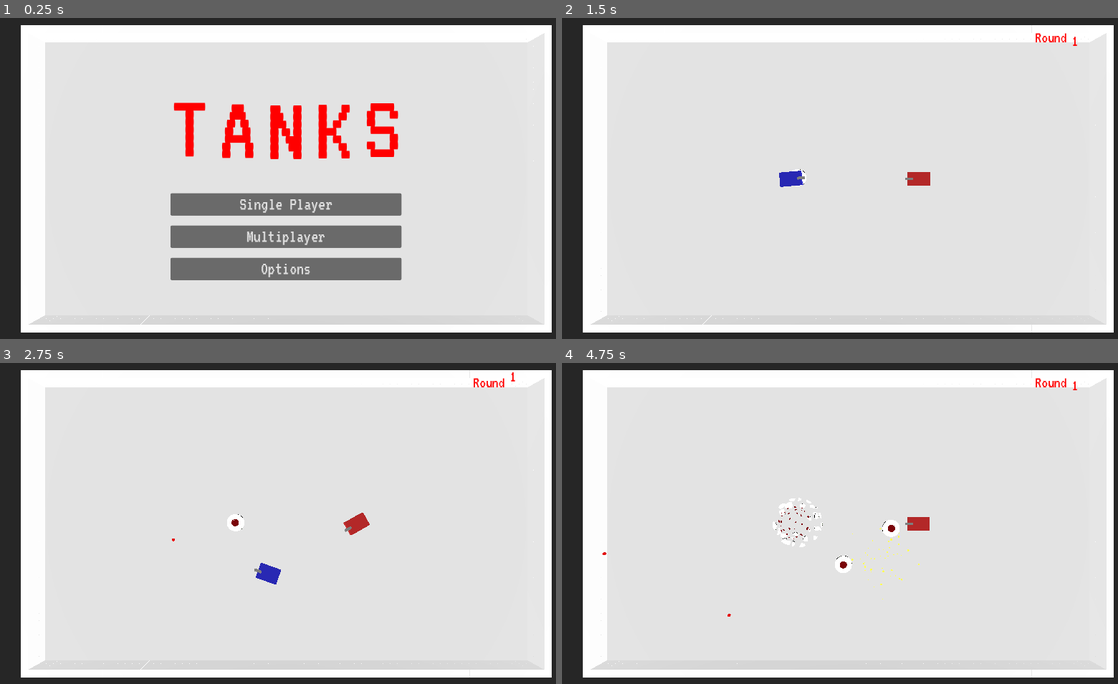
Above: before the commit, frames 1-4 (two rows, left to right).
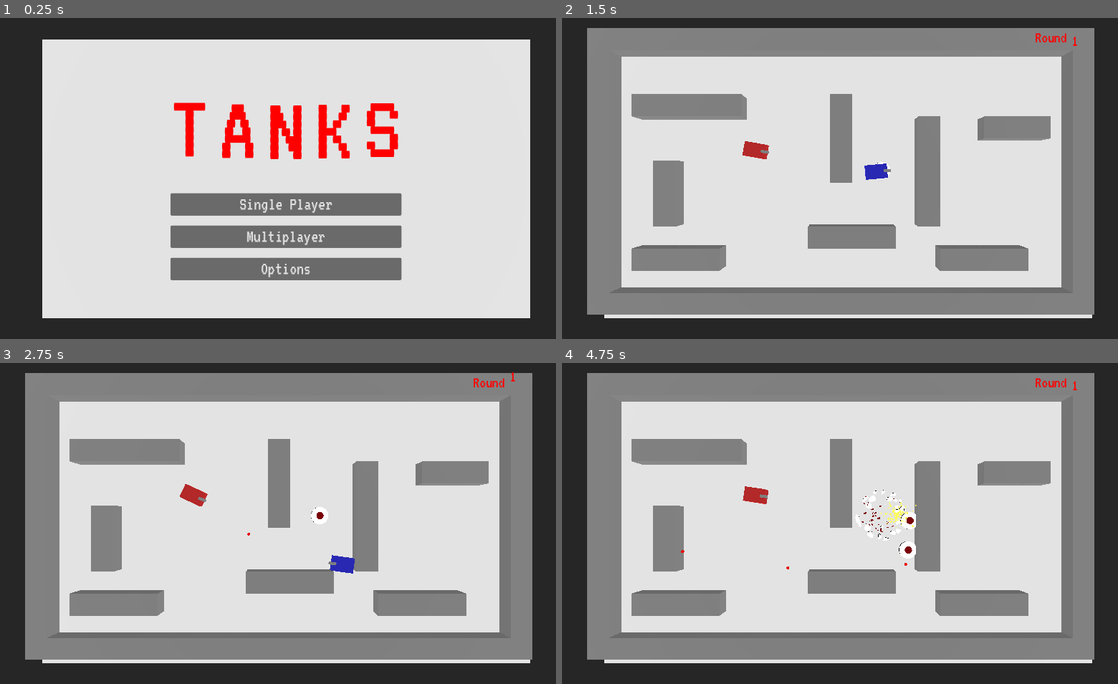
Above: after the commit, the same moments.

Repository: HennyBicks01/tanks
Game: Godot game, scene res://scenes/Main.tscn
Same seed, same stepped clock (60 frames per second), same inputs: the game is played once before the commit and once after it.
Inputs (mouse positions are in pixels of both pictures, inside the frame that each line leads up to):
- Up to frame 1 (0.25 s): no input
- Up to frame 2 (1.5 s): click "Single Player" at 0.5 s; tap Enter at 1.25 s; move the mouse to (973, 162) at 1.27 s; hold Right (right) from 1.28 s (still down); right-click (973, 162) at 1.35 s
- Up to frame 3 (2.75 s): move the mouse to (172, 539) at 2.02 s; release Right (right) at 2.03 s; hold Down (down) from 2.03 s (still down); click (172, 539) at 2.1 s
- Up to frame 4 (4.75 s): move the mouse to (906, 452) at 2.77 s; release Down (down) at 2.78 s; hold Right (right) 2.78-3.53 s; right-click (906, 452) at 2.85 s; move the mouse to (817, 587) at 3.52 s; hold Up (up) 3.53-4.28 s; click (817, 587) at 3.6 s; move the mouse to (1017, 571) at 4.27 s; hold Left (left) from 4.28 s (still down); right-click (1017, 571) at 4.35 s

The runs differ from the first frame. In frame 1, 16% of the frame differs, in the area x 3-100%, y 2-98%; in frame 2, 45%; in frame 3, 45%; in frame 4, 45%.

Commit message:
updarted enemy script to have better death scene

Diff:
--- a/scenes/Practice.tscn
+++ b/scenes/Practice.tscn
@@ -30,7 +30,7 @@
 
 [sub_resource type="TextMesh" id="TextMesh_iy8oa"]
 material = SubResource("StandardMaterial3D_kq2et")
-text = "Fuck"
+text = "ASS"
 
 [sub_resource type="Animation" id="Animation_dhoop"]
 resource_name = "explosion"
@@ -102,7 +102,7 @@
 
 [node name="GPUParticles3D" type="GPUParticles3D" parent="."]
 emitting = false
-amount = 25000
+amount = 250000
 lifetime = 3.02
 one_shot = true
 explosiveness = 0.82
--- a/scenes/arena.gd
+++ b/scenes/arena.gd
@@ -4,29 +4,71 @@
 @export var border_height = 2.0
 @export var border_block_scene: PackedScene
 
+var wave_function_collapse = preload("res://scripts/wave_function_collapse.gd").new()
+var current_map = null
+
 func _ready():
-	create_border()
+	wave_function_collapse.initialize(arena_size)
 
-func create_border():
-	if not border_block_scene:
-		print("Border block scene not set!")
+func generate_new_map():
+	# Remove the old map
+	var old_map = get_node_or_null("GeneratedMap")
+	if old_map:
+		old_map.queue_free()
+		# Wait for the next frame to ensure the old map is fully removed
+		await get_tree().process_frame
+
+	# Generate the new map
+	current_map = wave_function_collapse.generate_map()
+	if current_map == null:
+		print("Failed to generate map")
 		return
 
-	var half_width = arena_size.x / 2
-	var half_depth = arena_size.y / 2
+	var map_3d = create_3d_map(current_map)
 
-	# Create border along X axis
-	for x in range(-half_width, half_width + 1):
-		place_border_block(Vector3(x, border_height / 2, -half_depth))
-		place_border_block(Vector3(x, border_height / 2, half_depth))
+	add_child(map_3d)
+	map_3d.name = "GeneratedMap"
 
-	# Create border along Z axis (excluding corners)
-	for z in range(-half_depth + 1, half_depth):
-		place_border_block(Vector3(-half_width, border_height / 2, z))
-		place_border_block(Vector3(half_width, border_height / 2, z))
+func create_3d_map(map):
+	var scene = Node3D.new()
+	var wall_mesh = BoxMesh.new()
+	var wall_height = 1.5
+	wall_mesh.size = Vector3(wave_function_collapse.TILE_SIZE, wall_height, wave_function_collapse.TILE_SIZE)
 
-func place_border_block(block_position: Vector3):
-	var block = border_block_scene.instantiate()
-	add_child(block)
-	block.transform.origin = block_position
-	block.scale.y = border_height
+	var offset_x = (wave_function_collapse.MAP_SIZE_X * wave_function_collapse.TILE_SIZE) / 2
+	var offset_z = (wave_function_collapse.MAP_SIZE_Z * wave_function_collapse.TILE_SIZE) / 2
+
+	for x in range(wave_function_collapse.MAP_SIZE_X):
+		for z in range(wave_function_collapse.MAP_SIZE_Z):
+			if map[x][z] != "empty":
+				var wall = MeshInstance3D.new()
+				wall.mesh = wall_mesh
+				wall.position = Vector3(
+					x * wave_function_collapse.TILE_SIZE - offset_x,
+					wall_height / 2,
+					z * wave_function_collapse.TILE_SIZE - offset_z
+				)
+
+				var static_body = StaticBody3D.new()
+				var collision_shape = CollisionShape3D.new()
+				var box_shape = BoxShape3D.new()
+				box_shape.size = Vector3(wave_function_collapse.TILE_SIZE, wall_height, wave_function_collapse.TILE_SIZE)
+				collision_shape.shape = box_shape
+				static_body.add_child(collision_shape)
+				wall.add_child(static_body)
+
+				scene.add_child(wall)
+
+	return scene
+
+func find_spawn_position():
+	return wave_function_collapse.find_spawn_position(current_map)
+
+func get_world_position(map_position: Vector2) -> Vector3:
+	var offset_x = (wave_function_collapse.MAP_SIZE_X * wave_function_collapse.TILE_SIZE) / 2
+	var offset_z = (wave_function_collapse.MAP_SIZE_Z * wave_function_collapse.TILE_SIZE) / 2
+	return Vector3(
+		map_position.x * wave_function_collapse.TILE_SIZE - offset_x,
+		0.5,
+		map_position.y * wave_function_collapse.TILE_SIZE - offset_z
+	)
--- a/scenes/enemy.gd
+++ b/scenes/enemy.gd
@@ -1,9 +1,10 @@
 extends CharacterBody3D
+
+signal enemy_destroyed
 
 @export var shoot_interval = 3.0
 @export var projectile_scene: PackedScene
 @export var max_health = 1
-
 
 @onready var cannon = $Cannon
 @onready var mesh_instance = $MeshInstance3D
@@ -11,6 +12,7 @@
 var player: Node3D = null
 var health = max_health
 var target_player_id: int = 0
+var is_exploding = false
 
 func _ready():
 	var material = StandardMaterial3D.new()
@@ -82,10 +84,14 @@
 func take_damage(damage):
 	health -= damage
 	print("Enemy tank took damage. Health: ", health)
-	if health <= 0:
+	if health <= 0 and not is_exploding:
 		explode()
 
 func explode():
+	if is_exploding:
+		return
+	is_exploding = true
+
 	var explosion = preload("res://scenes/Explosion.tscn").instantiate()
 	get_parent().add_child(explosion)
 	explosion.global_position = global_position
@@ -98,8 +104,8 @@
 	# Make the tank invisible
 	visible = false
 
-	# Check if the round has ended
-	get_parent().check_round_end()
+	# Emit the signal instead of directly calling check_round_end
+	emit_signal("enemy_destroyed")
 
 	# Remove the tank after a delay
 	await get_tree().create_timer(2.0).timeout
--- a/scenes/main.gd
+++ b/scenes/main.gd
@@ -8,6 +8,7 @@
 @onready var round_display = $CanvasLayer/RoundDisplay
 @onready var round_number = $CanvasLayer/RoundDisplay/RoundNumber
 
+var wave_function_collapse = preload("res://scripts/wave_function_collapse.gd").new()
 var player_tanks = {}
 var enemy_tank = null
 var network = ENetMultiplayerPeer.new()
@@ -15,6 +16,7 @@
 var max_players = 4
 var current_round = 0
 var is_multiplayer = false
+var round_end_cooldown = false
 
 var time = 0
 var wave_speed = 2
@@ -30,6 +32,8 @@
 	options_menu.connect("back_to_main_menu", _on_back_to_main_menu)
 	multiplayer.peer_connected.connect(_on_peer_connected)
 	multiplayer.peer_disconnected.connect(_on_peer_disconnected)
+	wave_function_collapse.initialize(arena.arena_size)
+
 
 func _on_show_options():
 	main_menu.hide()
@@ -68,7 +72,24 @@
 	current_round += 1
 	round_number.text = str(current_round)
 	round_display.visible = true
+	arena.generate_new_map()
 	setup_game()
+	round_end_cooldown = false  # Reset the cooldown
+
+func generate_new_map():
+	var generated_map = wave_function_collapse.generate_map()
+	if generated_map == null:
+		print("Failed to generate map")
+		return
+
+	var map_3d = wave_function_collapse.create_3d_map(generated_map)
+
+	var old_map = arena.get_node("GeneratedMap")
+	if old_map:
+		old_map.queue_free()
+
+	arena.add_child(map_3d)
+	map_3d.name = "GeneratedMap"
 
 func start_game(multiplayer_mode: bool):
 	is_multiplayer = multiplayer_mode
@@ -82,8 +103,13 @@
 	for tank in player_tanks.values():
 		tank.queue_free()
 	player_tanks.clear()
+
 	if enemy_tank:
 		enemy_tank.queue_free()
+		enemy_tank = null  # Ensure the reference is cleared
+
+	await get_tree().process_frame  # Wait for a frame to ensure cleanup
+
 	spawn_players()
 	spawn_enemy_tank()
 
@@ -94,6 +120,9 @@
 		round_number.position.y = offset
 
 func check_round_end():
+	if round_end_cooldown:
+		return
+
 	var players_alive = false
 	var enemies_alive = false
 
@@ -106,6 +135,7 @@
 		enemies_alive = true
 
 	if not players_alive or not enemies_alive:
+		round_end_cooldown = true
 		get_tree().create_timer(2.0).timeout.connect(start_new_round)
 
 func _on_peer_connected(id):
@@ -120,26 +150,90 @@
 func spawn_players():
 	var tank_scene = preload("res://scenes/Tank.tscn")
 	var num_players = 1 if not is_multiplayer else multiplayer.get_peers().size() + 1
-	var spacing = 5  # Vertical spacing between tanks
 
 	for i in range(num_players):
 		var peer_id = 1 if not is_multiplayer else (multiplayer.get_unique_id() if i == 0 else multiplayer.get_peers()[i-1])
 		var tank = tank_scene.instantiate()
 		tank.name = str(peer_id)
 
-		# Calculate position based on index
-		var x_pos = -10  # All tanks start at the same X position
-		var y_pos = 0.5  # Slight elevation to ensure they're above the ground
-		var z_pos = -((num_players - 1) * spacing / 2.0) + (i * spacing)  # Distribute along Z-axis
-
-		tank.position = Vector3(x_pos, y_pos, z_pos)
-		if is_multiplayer:
-			tank.set_multiplayer_authority(peer_id)
-		add_child(tank)
-		player_tanks[peer_id] = tank
+		var spawn_position = arena.find_spawn_position()
+		if spawn_position:
+			tank.position = arena.get_world_position(spawn_position)
+			if is_multiplayer:
+				tank.set_multiplayer_authority(peer_id)
+			add_child(tank)
+			player_tanks[peer_id] = tank
 
 	if is_multiplayer:
 		disable_collision_between_tanks()
+
+func on_enemy_destroyed():
+	check_round_end()
+
+func spawn_enemy_tank():
+	var enemy_tank_scene = preload("res://scenes/Enemy.tscn")
+	enemy_tank = enemy_tank_scene.instantiate()
+	enemy_tank.connect("enemy_destroyed", Callable(self, "on_enemy_destroyed"))
+
+	var spawn_position = arena.find_spawn_position()
+	if spawn_position:
+		enemy_tank.position = arena.get_world_position(spawn_position)
+		add_child(enemy_tank)
+
+		print("Main: Spawning enemy tank. Round: ", current_round)
+
+		if is_multiplayer:
+			enemy_tank.set_multiplayer_authority(1)
+			if multiplayer.get_unique_id() == 1:
+				var first_player_id = player_tanks.keys()[0]
+				print("Main: Setting player for enemy in multiplayer. Player ID: ", first_player_id)
+				enemy_tank.set_player(player_tanks[first_player_id])
+		else:
+			var player_id = 1  # Always use 1 for single-player
+			print("Main: Setting player for enemy in single-player. Player ID: ", player_id)
+			enemy_tank.set_player(player_tanks[player_id])
+
+		print("Main: Enemy tank spawned. Position: ", enemy_tank.position)
+
+func find_valid_spawn_positions(num_players):
+	var positions = []
+	var generated_map = arena.get_node("GeneratedMap")
+
+	while positions.size() < num_players:
+		var x = randi() % wave_function_collapse.MAP_SIZE_X
+		var z = randi() % wave_function_collapse.MAP_SIZE_Z
+		var y = 0.5  # Slight elevation to ensure they're above the ground
+
+		var position = Vector3(
+			x * wave_function_collapse.TILE_SIZE - (arena.arena_size.x / 2),
+			y,
+			z * wave_function_collapse.TILE_SIZE - (arena.arena_size.y / 2)
+		)
+
+		if is_valid_spawn_position(position, generated_map, positions):
+			positions.append(position)
+
+	return positions
+
+func is_valid_spawn_position(position, generated_map, existing_positions):
+	# Check if the position is within the arena bounds
+	if abs(position.x) > arena.arena_size.x / 2 or abs(position.z) > arena.arena_size.y / 2:
+		return false
+
+	# Check if the position is empty (no wall)
+	for child in generated_map.get_children():
+		if child is MeshInstance3D:
+			var wall_pos = child.global_position
+			wall_pos.y = position.y  # Compare at the same height
+			if wall_pos.distance_to(position) < wave_function_collapse.TILE_SIZE:
+				return false
+
+	# Check if the position is not too close to other spawn positions
+	for other_position in existing_positions:
+		if position.distance_to(other_position) < wave_function_collapse.TILE_SIZE * 3:
+			return false
+
+	return true
 
 func disable_collision_between_tanks():
 	var tanks = player_tanks.values()
@@ -149,27 +243,6 @@
 				tanks[i].add_collision_exception_with(tanks[j])
 				tanks[j].add_collision_exception_with(tanks[i])
 
-func spawn_enemy_tank():
-	var enemy_tank_scene = preload("res://scenes/Enemy.tscn")
-	enemy_tank = enemy_tank_scene.instantiate()
-	enemy_tank.position = Vector3(10, 0, 0)
-	add_child(enemy_tank)
-
-	print("Main: Spawning enemy tank. Round: ", current_round)
-
-	if is_multiplayer:
-		enemy_tank.set_multiplayer_authority(1)
-		if multiplayer.get_unique_id() == 1:
-			var first_player_id = player_tanks.keys()[0]
-			print("Main: Setting player for enemy in multiplayer. Player ID: ", first_player_id)
-			enemy_tank.set_player(player_tanks[first_player_id])
-	else:
-		var player_id = 1  # Always use 1 for single-player
-		print("Main: Setting player for enemy in single-player. Player ID: ", player_id)
-		enemy_tank.set_player(player_tanks[player_id])
-
-	print("Main: Enemy tank spawned. Position: ", enemy_tank.position)
-
 func get_player_tank(player_id):
 	if player_id == 1:  # Always return the first player for single-player
 		return player_tanks.values()[0]
--- /dev/null
+++ b/scripts/wave_function_collapse.gd
@@ -0,0 +1,189 @@
+extends Node
+
+const TILE_SIZE = 3
+const MIN_WALL_LENGTH = 3
+const MAX_WALL_LENGTH = 5
+
+var MAP_SIZE_X: int
+var MAP_SIZE_Z: int
+
+var tiles = {
+	"empty": 0,
+	"wall_h": 1,
+	"wall_v": 2,
+}
+
+func initialize(arena_size: Vector2):
+	MAP_SIZE_X = int(arena_size.x / TILE_SIZE)
+	MAP_SIZE_Z = int(arena_size.y / TILE_SIZE)
+	print("Initialized map size: ", MAP_SIZE_X, " x ", MAP_SIZE_Z)
+	print("TILE_SIZE: ", TILE_SIZE)
+	print("Total map size: ", MAP_SIZE_X * TILE_SIZE, " x ", MAP_SIZE_Z * TILE_SIZE)
+
+func generate_map():
+	if MAP_SIZE_X == 0 or MAP_SIZE_Z == 0:
+		print("Error: Map size not initialized. Call initialize() first.")
+		return null
+
+	var map = []
+	for x in range(MAP_SIZE_X):
+		map.append([])
+		for z in range(MAP_SIZE_Z):
+			map[x].append("empty")
+
+	# Ensure the borders are walls
+	for x in range(MAP_SIZE_X):
+		map[x][0] = "wall_h"
+		map[x][MAP_SIZE_Z-1] = "wall_h"
+	for z in range(MAP_SIZE_Z):
+		map[0][z] = "wall_v"
+		map[MAP_SIZE_X-1][z] = "wall_v"
+
+	create_uniform_walls(map)
+	ensure_connectivity(map)
+	return map
+
+func create_uniform_walls(map):
+	for x in range(1, MAP_SIZE_X - 1):
+		for z in range(1, MAP_SIZE_Z - 1):
+			if map[x][z] == "empty" and randf() < 0.1:
+				var wall_type = "wall_h" if randf() < 0.5 else "wall_v"
+				var wall_length = randi() % (MAX_WALL_LENGTH - MIN_WALL_LENGTH + 1) + MIN_WALL_LENGTH
+
+				if can_place_wall(map, x, z, wall_type, wall_length):
+					place_wall(map, x, z, wall_type, wall_length)
+
+func can_place_wall(map, x, z, wall_type, length):
+	var dx = 1 if wall_type == "wall_h" else 0
+	var dz = 1 if wall_type == "wall_v" else 0
+
+	for i in range(length):
+		var nx = x + i * dx
+		var nz = z + i * dz
+		if nx >= MAP_SIZE_X - 1 or nz >= MAP_SIZE_Z - 1 or map[nx][nz] != "empty":
+			return false
+
+		# Check for adjacent walls
+		if has_invalid_adjacent_walls(map, nx, nz, wall_type):
+			return false
+
+	return true
+
+func has_invalid_adjacent_walls(map, x, z, wall_type):
+	var opposing_type = "wall_v" if wall_type == "wall_h" else "wall_h"
+	var adjacent_opposing = 0
+	var adjacent_same = 0
+
+	for dx in [-1, 0, 1]:
+		for dz in [-1, 0, 1]:
+			if dx == 0 and dz == 0:
+				continue
+			var nx = x + dx
+			var nz = z + dz
+			if nx >= 0 and nx < MAP_SIZE_X and nz >= 0 and nz < MAP_SIZE_Z:
+				if map[nx][nz] == opposing_type:
+					adjacent_opposing += 1
+				elif map[nx][nz] == wall_type:
+					adjacent_same += 1
+
+	# Allow only one opposing wall and no same-type walls
+	return adjacent_opposing > 1 or adjacent_same > 0
+
+func place_wall(map, x, z, wall_type, length):
+	var dx = 1 if wall_type == "wall_h" else 0
+	var dz = 1 if wall_type == "wall_v" else 0
+
+	for i in range(length):
+		map[x + i * dx][z + i * dz] = wall_type
+
+func count_opposing_walls(map, x, z, wall_type):
+	var opposing_type = "wall_v" if wall_type == "wall_h" else "wall_h"
+	var count = 0
+	for dx in [-1, 0, 1]:
+		for dz in [-1, 0, 1]:
+			var nx = x + dx
+			var nz = z + dz
+			if nx >= 0 and nx < MAP_SIZE_X and nz >= 0 and nz < MAP_SIZE_Z:
+				if map[nx][nz] == opposing_type:
+					count += 1
+	return count
+
+func ensure_connectivity(map):
+	var start = find_empty_spot(map)
+	var end = find_empty_spot(map, start)
+
+	if not has_path(map, start, end):
+		remove_walls_for_path(map, start, end)
+
+func find_empty_spot(map, exclude = null):
+	var empty_spots = []
+	for x in range(1, MAP_SIZE_X - 1):
+		for z in range(1, MAP_SIZE_Z - 1):
+			if map[x][z] == "empty" and Vector2(x, z) != exclude:
+				empty_spots.append(Vector2(x, z))
+	return empty_spots[randi() % empty_spots.size()]
+
+func has_path(map, start, end):
+	var queue = [start]
+	var visited = {start: true}
+	var directions = [Vector2(1, 0), Vector2(-1, 0), Vector2(0, 1), Vector2(0, -1)]
+
+	while queue:
+		var current = queue.pop_front()
+		if current == end:
+			return true
+
+		for dir in directions:
+			var next = current + dir
+			if next.x >= 0 and next.x < MAP_SIZE_X and next.y >= 0 and next.y < MAP_SIZE_Z:
+				if map[next.x][next.y] == "empty" and not visited.has(next):
+					queue.append(next)
+					visited[next] = true
+
+	return false
+
+func remove_walls_for_path(map, start, end):
+	var path = find_path(map, start, end)
+	if path:
+		for i in range(1, path.size() - 1):
+			var current = path[i]
+			map[current.x][current.y] = "empty"
+
+func find_path(map, start, end):
+	var queue = [[start]]
+	var visited = {start: true}
+	var directions = [Vector2(1, 0), Vector2(-1, 0), Vector2(0, 1), Vector2(0, -1)]
+
+	while queue:
+		var path = queue.pop_front()
+		var current = path[-1]
+
+		if current == end:
+			return path
+
+		for dir in directions:
+			var next = current + dir
+			if next.x >= 0 and next.x < MAP_SIZE_X and next.y >= 0 and next.y < MAP_SIZE_Z:
+				if not visited.has(next):
+					queue.append(path + [next])
+					visited[next] = true
+
+	return null
+
+func find_spawn_position(map):
+	var empty_spots = []
+	for x in range(1, MAP_SIZE_X - 1):
+		for z in range(1, MAP_SIZE_Z - 1):
+			if is_valid_spawn_area(map, x, z):
+				empty_spots.append(Vector2(x, z))
+
+	if empty_spots.size() > 0:
+		return empty_spots[randi() % empty_spots.size()]
+	return null
+
+func is_valid_spawn_area(map, x, z):
+	for dx in range(2):
+		for dz in range(2):
+			if x + dx >= MAP_SIZE_X or z + dz >= MAP_SIZE_Z or map[x + dx][z + dz] != "empty":
+				return false
+	return true
Not shown, added: scenes/MaiFD32.tmp
